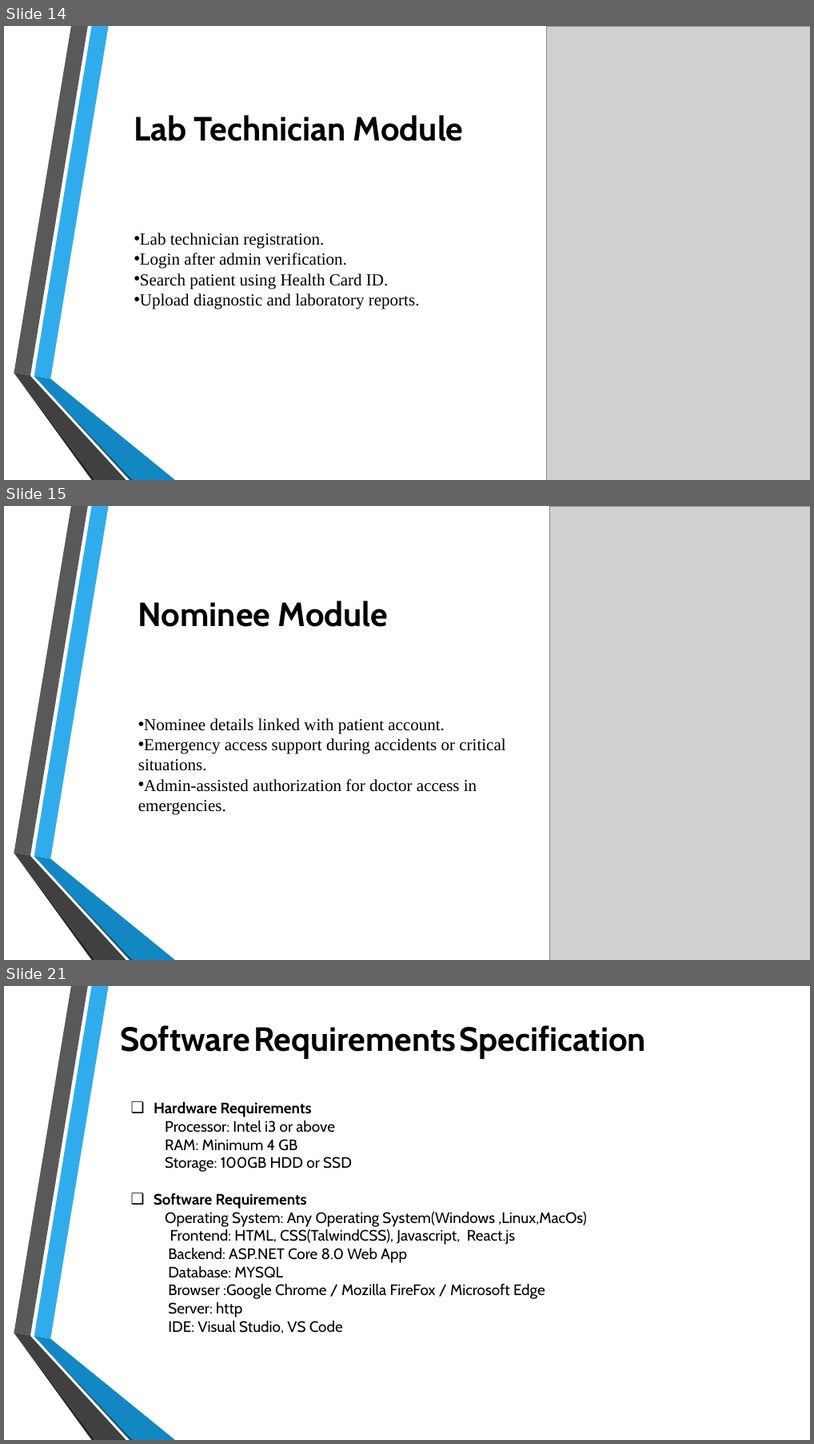
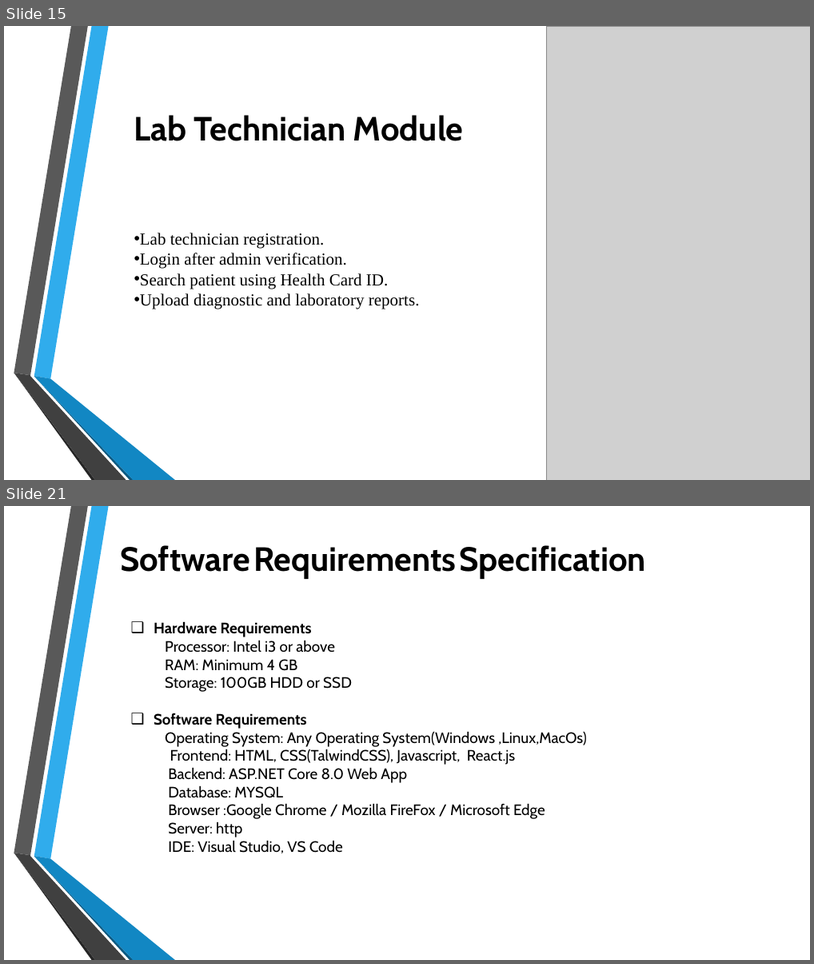
Before and after one commit to kedar3016/DIGITAL_HEALTH_CARD, a slide deck: Digital Health Card PPT.pptx. Shown one above the other, each under a label of ours: slides 14, 15 and 21 before the commit, slides 15 and 21 after it; the slides between them are not shown. The pictures are 814x1444 and 814x964 pixels, drawn with LibreOffice and Linux fonts; fonts in the diff are those of the drawing; grey boxes stand for pictures; background and template pictures are left out. Boxes give left, top, right and bottom in pixels: in the first picture for what was removed or moved away, otherwise in the second. Text is boxed around its words. In the diff, an @@ line names an element or a change of style, - is before the commit and + after.

Commit message:
PPT

```diff
--- a/Digital Health Card PPT.pptx
+++ b/Digital Health Card PPT.pptx
@@ slide 15 removed at (4, 506, 810, 960), background picture (left out); not listed: 6 template elements that a slide beside it also shows @@
@@ picture removed at (550, 506, 810, 960) @@
@@ text removed at (138, 600, 506, 815) @@
-Nominee Module
-• Nominee details linked with patient account.
-• Emergency access support during accidents or critical situations.
-• Admin-assisted authorization for doctor access in emergencies.
@@ what was slide 14 is now slide 15 @@
```
Also in this commit, not shown: 5 slides changed, 1 slide added, 2 other files.
